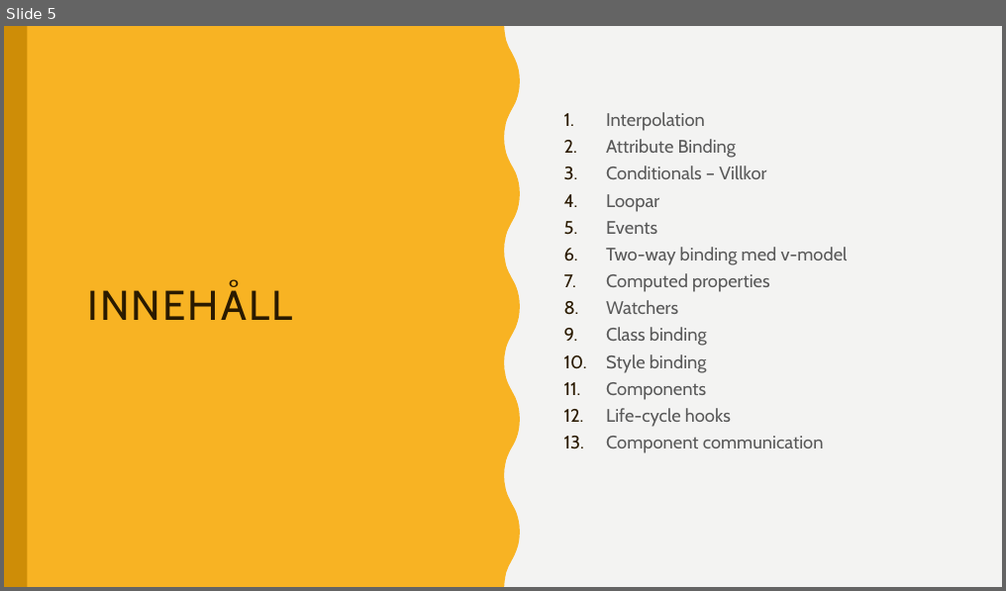
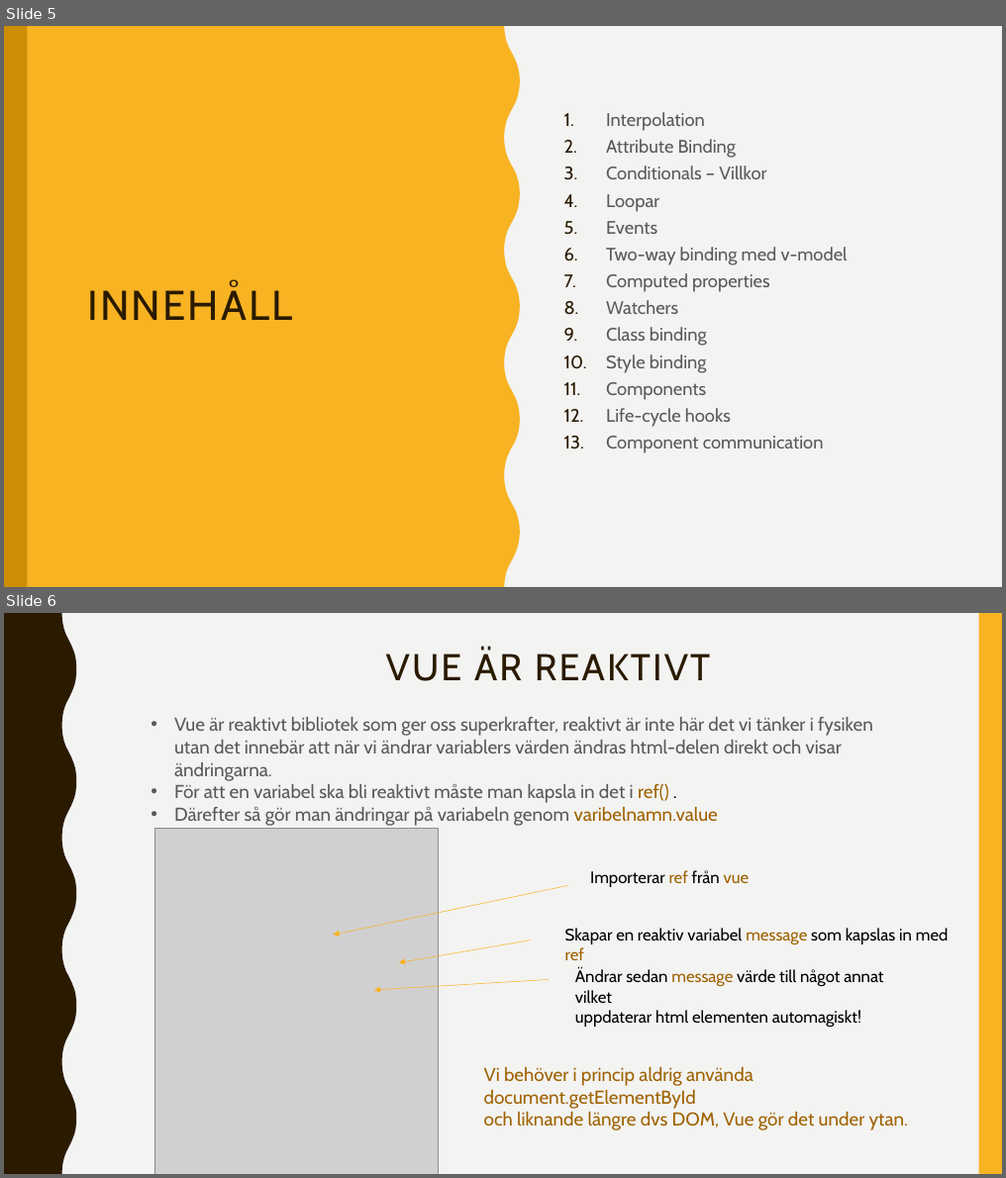
Before and after one commit to abbjetmus/programmering, a slide deck: Vue/Vue.pptx. Shown one above the other, each under a label of ours: slide 5 before the commit, slides 5 and 6 after it. The pictures are 1006x591 and 1006x1178 pixels, drawn with LibreOffice and Linux fonts; fonts in the diff are those of the drawing; grey boxes stand for pictures. Boxes give left, top, right and bottom in pixels: in the first picture for what was removed or moved away, otherwise in the second. Text is boxed around its words. In the diff, an @@ line names an element or a change of style, - is before the commit and + after.

```diff
--- a/Vue/Vue.pptx
+++ b/Vue/Vue.pptx
@@ slide 6 added at [4, 613, 1002, 1174], background #F3F3F2; not listed: 2 template elements that a slide beside it also shows @@
@@ title added at [386, 649, 711, 681], 36 pt, text #2A1A00 @@
+VUE ÄR REAKTIVT
@@ text added at [174, 717, 873, 826], 18 pt, text #595959 @@
+• Vue är reaktivt bibliotek som ger oss superkrafter, reaktivt är inte här det vi tänker i fysiken utan det innebär att när vi ändrar variablers värden ändras html-delen direkt och visar ändringarna.
+• För att en variabel ska bli reaktivt måste man kapsla in det i ref() .
+• Därefter så gör man ändringar på variabeln genom varibelnamn.value
@@ picture added at [154, 829, 439, 1174] @@
@@ text added at [590, 870, 749, 887], 16 pt, text #000000 @@
+Importerar ref från vue
@@ arrow added from (568, 885) to (333, 935), #F8B323 0.5 pt @@
@@ text added at [565, 928, 948, 960], 16 pt, text #000000 @@
+Skapar en reaktiv variabel message som kapslas in med ref
@@ arrow added from (531, 940) to (399, 962), #F8B323 0.5 pt @@
@@ arrow added from (548, 980) to (374, 990), #F8B323 0.5 pt @@
@@ text added at [575, 969, 883, 1027], 16 pt, text #000000 @@
+Ändrar sedan message värde till något annat vilket
+uppdaterar html elementen automagiskt!
@@ text added at [484, 1066, 908, 1131], 18 pt, text #9F6200 @@
+Vi behöver i princip aldrig använda document.getElementById
+och liknande längre dvs DOM, Vue gör det under ytan.
```
Also in this commit, not shown: 4 slides changed, 1 other file.
